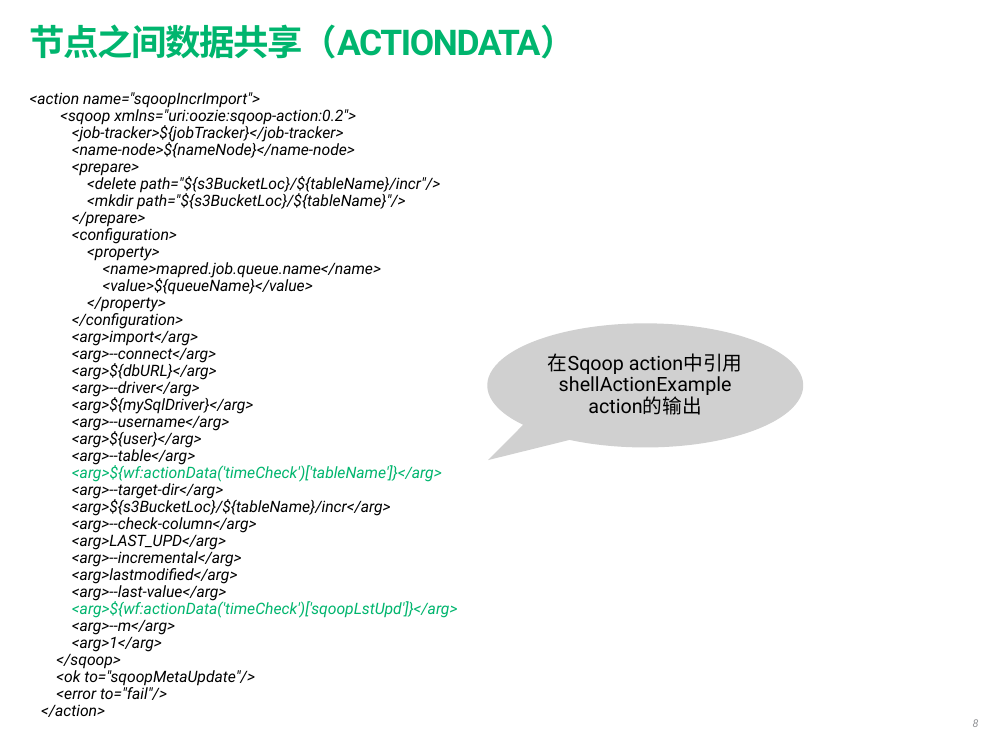
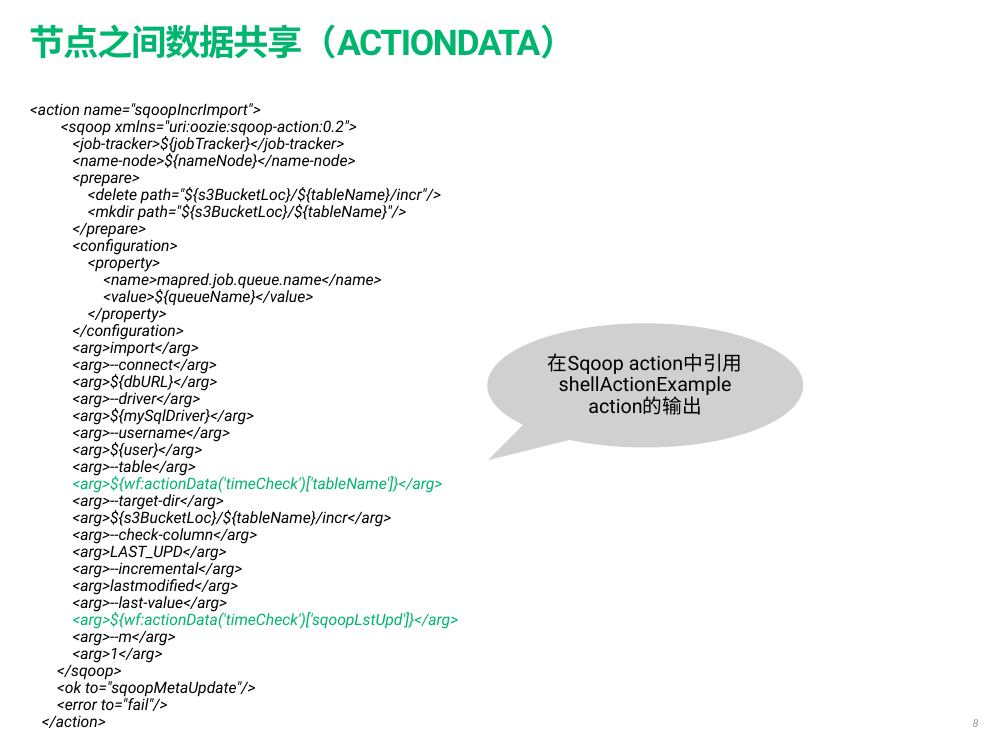
Before and after one commit to shuhuai007/wordcount, a slide deck: slide 8 of oozie-doc/investigate/oozie-feature-summary.pptx. Drawn at 1008x756 pixels with LibreOffice and Linux fonts; fonts in the diff are those of the drawing; grey boxes stand for pictures. Boxes give left, top, right and bottom in pixels: in the first picture for what was removed or moved away, otherwise in the second. Text is boxed around its words. In the diff, an @@ line names an element or a change of style, - is before the commit and + after.

Commit message:
modify oozie summray ppt

```diff
--- a/oozie-doc/investigate/oozie-feature-summary.pptx
+++ b/oozie-doc/investigate/oozie-feature-summary.pptx
@@ text "<action name="sqoopIncrImport">": place and size @@
-text "<action name="sqoopIncrImport">" at <box>30,92,458,717</box>
+text "<action name="sqoopIncrImport">" at <box>30,103,459,728</box>
```
Also in this commit, not shown: 4 other slides changed, 1 slide added.
